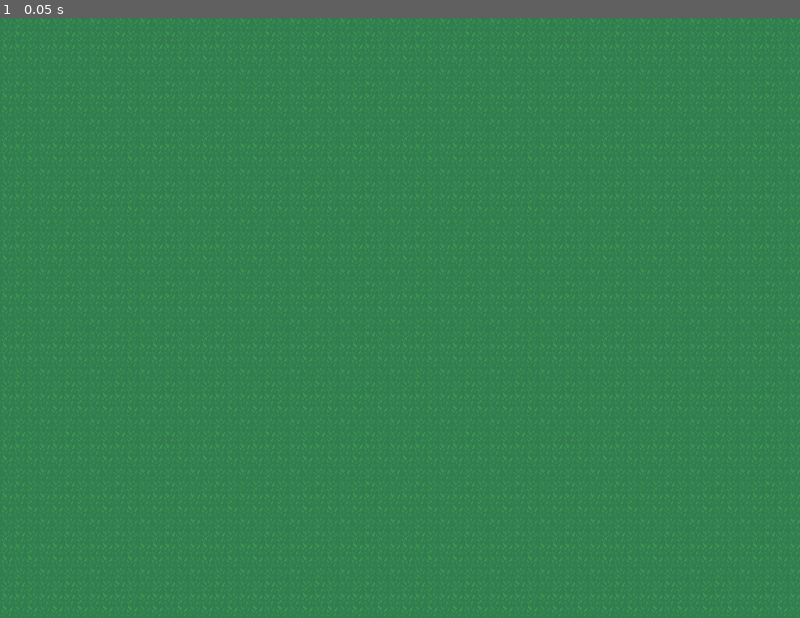
Above: before the commit, frame 1.
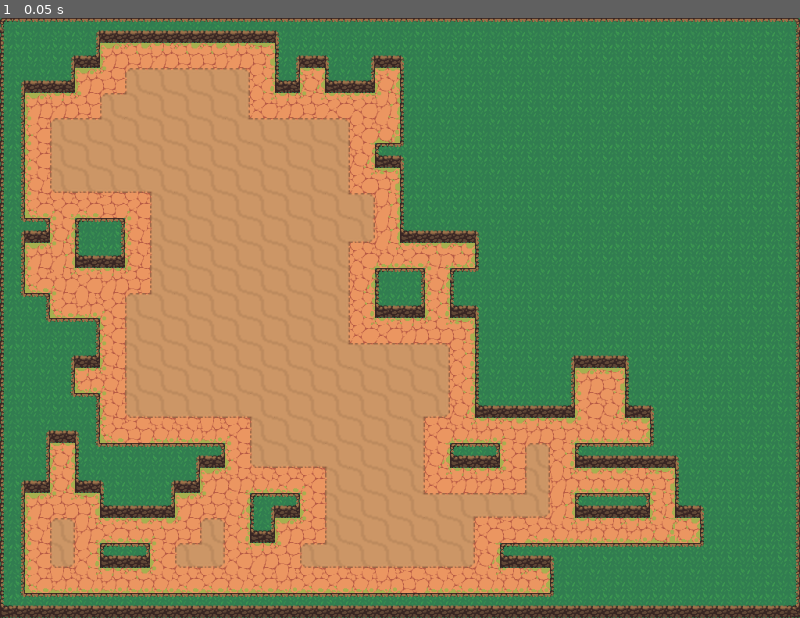
Above: after the commit, the same moment.

Repository: Questica/practicegame1
Game: Godot game, scene res://scenes/world.tscn
Two runs of this game, one before a commit and one after it. Both use one fixed random seed, a clock stepped at 60 frames per second and the inputs below.
Inputs:
- Up to frame 1 (0.05 s): no input

The runs differ from the first frame. In frame 1, 55% of the frame differs, in the area x 0-100%, y 0-100%.

Commit message:
new tiles

Diff:
--- a/scenes/mapgenerator.gd
+++ b/scenes/mapgenerator.gd
@@ -2,6 +2,7 @@
 
 @onready var dirt_tilemap = $DirtTileMap
 @onready var wall_tilemap = $CliffTileMap
+@onready var floor_tilemap = $FloorTileMap
 
 var rng = RandomNumberGenerator.new()
 
@@ -173,20 +174,23 @@
 func spawn_tiles():
 	var walls = []
 	var dirt = []
+	var floors = []
 	for x in range(width):
 		for y in range(height):
 			match grid[x][y]:
 				Tiles.EMPTY:
-					walls.append(Vector2(x, y))
-					print("Placing EMPTY tile at: %s, " % x, y)  # Debug print
+					walls.append(Vector2i(x, y))
+					print("Placing empty tile at: %s, " % x, y)  # Debug print
 				Tiles.FLOOR:
-					pass
+					floors.append(Vector2i(x, y))
 				Tiles.DIRT:
-					dirt.append(Vector2(x, y))
-					print("Placing DIRT tile at: %s, " % x, y)  # Debug print
+					dirt.append(Vector2i(x, y))
+					floors.append(Vector2i(x, y))
+					print("Placing dirt tile and path tile at: %s, " % x, y)  # Debug print
 				Tiles.WALL:
-					walls.append(Vector2(x, y))
+					walls.append(Vector2i(x, y))
 					print("Placing wall tile at: %s, " % x, y)  # Debug print
+	floor_tilemap.set_cells_terrain_connect(0, floors, 0, 0)
 	dirt_tilemap.set_cells_terrain_connect(0, dirt, 0, 0, false)
 	wall_tilemap.set_cells_terrain_connect(0, walls, 0, 0)
 
@@ -196,6 +200,7 @@
 
 func generate_map():
 	rng.randomize()
+	#rng.seed = 50
 	init_walkers()
 	init_grid()
 	clear_tilemaps()
@@ -207,4 +212,5 @@
 	spawn_tiles()
 
 func _ready():
+	print("test")
 	generate_map()
--- a/scenes/world.tscn
+++ b/scenes/world.tscn
@@ -1,6 +1,7 @@
-[gd_scene load_steps=12 format=3 uid="uid://dr5ioa8ttwkth"]
+[gd_scene load_steps=13 format=3 uid="uid://dr5ioa8ttwkth"]
 
 [ext_resource type="Texture2D" uid="uid://cbtgj1wqe8qrm" path="res://assets/world/GrassBackground.png" id="1_jh6xv"]
+[ext_resource type="Script" path="res://scenes/mapgenerator.gd" id="1_klphd"]
 [ext_resource type="Texture2D" uid="uid://b8cpdhv30wvr2" path="res://assets/world/DirtTileset.png" id="2_p3pnx"]
 [ext_resource type="Texture2D" uid="uid://bhxj2aoq1jr0p" path="res://assets/world/CliffTileset.png" id="3_f8x62"]
 [ext_resource type="Texture2D" uid="uid://firx4aap8f8h" path="res://assets/world/FieldsTileset.png" id="5_4ehyi"]
@@ -337,139 +338,6 @@
 0:0/0/terrains_peering_bit/right_side = 0
 0:0/0/terrains_peering_bit/bottom_right_corner = 0
 0:0/0/terrains_peering_bit/bottom_side = 0
-11:4/0 = 0
-12:4/0 = 0
-12:5/0 = 0
-13:5/0 = 0
-14:5/0 = 0
-15:5/0 = 0
-16:5/0 = 0
-16:6/0 = 0
-17:6/0 = 0
-18:6/0 = 0
-19:6/0 = 0
-19:7/0 = 0
-20:7/0 = 0
-20:6/0 = 0
-21:6/0 = 0
-21:5/0 = 0
-21:7/0 = 0
-21:4/0 = 0
-20:4/0 = 0
-20:5/0 = 0
-19:4/0 = 0
-18:4/0 = 0
-17:4/0 = 0
-16:4/0 = 0
-15:4/0 = 0
-14:4/0 = 0
-13:4/0 = 0
-0:5/0 = 0
-0:6/0 = 0
-1:7/0 = 0
-2:7/0 = 0
-3:7/0 = 0
-4:7/0 = 0
-5:7/0 = 0
-6:7/0 = 0
-7:7/0 = 0
-8:7/0 = 0
-9:7/0 = 0
-10:7/0 = 0
-11:7/0 = 0
-12:7/0 = 0
-13:7/0 = 0
-14:7/0 = 0
-15:7/0 = 0
-16:7/0 = 0
-17:7/0 = 0
-18:7/0 = 0
-19:5/0 = 0
-18:5/0 = 0
-17:5/0 = 0
-11:5/0 = 0
-10:5/0 = 0
-9:5/0 = 0
-8:5/0 = 0
-7:5/0 = 0
-6:5/0 = 0
-5:5/0 = 0
-4:5/0 = 0
-3:5/0 = 0
-2:5/0 = 0
-1:5/0 = 0
-1:6/0 = 0
-0:7/0 = 0
-2:6/0 = 0
-3:6/0 = 0
-4:6/0 = 0
-5:6/0 = 0
-6:6/0 = 0
-7:6/0 = 0
-8:6/0 = 0
-9:6/0 = 0
-10:6/0 = 0
-11:6/0 = 0
-12:6/0 = 0
-13:6/0 = 0
-14:6/0 = 0
-15:8/0 = 0
-16:8/0 = 0
-17:8/0 = 0
-17:9/0 = 0
-16:9/0 = 0
-15:9/0 = 0
-14:9/0 = 0
-13:9/0 = 0
-12:9/0 = 0
-11:9/0 = 0
-10:9/0 = 0
-9:9/0 = 0
-9:8/0 = 0
-8:8/0 = 0
-8:9/0 = 0
-10:8/0 = 0
-11:8/0 = 0
-12:8/0 = 0
-14:8/0 = 0
-13:8/0 = 0
-15:6/0 = 0
-13:0/0 = 0
-11:0/0 = 0
-12:0/0 = 0
-14:0/0 = 0
-15:0/0 = 0
-16:0/0 = 0
-17:0/0 = 0
-18:0/0 = 0
-19:0/0 = 0
-19:1/0 = 0
-18:1/0 = 0
-18:2/0 = 0
-18:3/0 = 0
-19:3/0 = 0
-19:2/0 = 0
-17:3/0 = 0
-17:2/0 = 0
-16:2/0 = 0
-15:2/0 = 0
-14:2/0 = 0
-13:2/0 = 0
-12:2/0 = 0
-11:2/0 = 0
-11:1/0 = 0
-12:1/0 = 0
-13:1/0 = 0
-14:1/0 = 0
-15:1/0 = 0
-16:1/0 = 0
-17:1/0 = 0
-16:3/0 = 0
-15:3/0 = 0
-14:3/0 = 0
-11:3/0 = 0
-12:3/0 = 0
-13:3/0 = 0
 
 [sub_resource type="TileSet" id="TileSet_8bq8n"]
 tile_size = Vector2i(32, 32)
@@ -576,30 +444,6 @@
 9:0/0/terrains_peering_bit/left_side = 0
 9:0/0/terrains_peering_bit/top_left_corner = 0
 9:0/0/terrains_peering_bit/top_side = 0
-11:0/0 = 0
-11:0/0/physics_layer_0/linear_velocity = Vector2(0, 0)
-11:0/0/physics_layer_0/angular_velocity = 0.0
-12:0/0 = 0
-12:0/0/physics_layer_0/linear_velocity = Vector2(0, 0)
-12:0/0/physics_layer_0/angular_velocity = 0.0
-13:0/0 = 0
-13:0/0/physics_layer_0/linear_velocity = Vector2(0, 0)
-13:0/0/physics_layer_0/angular_velocity = 0.0
-14:0/0 = 0
-14:0/0/physics_layer_0/linear_velocity = Vector2(0, 0)
-14:0/0/physics_layer_0/angular_velocity = 0.0
-15:0/0 = 0
-15:0/0/physics_layer_0/linear_velocity = Vector2(0, 0)
-15:0/0/physics_layer_0/angular_velocity = 0.0
-16:0/0 = 0
-16:0/0/physics_layer_0/linear_velocity = Vector2(0, 0)
-16:0/0/physics_layer_0/angular_velocity = 0.0
-17:0/0 = 0
-17:0/0/physics_layer_0/linear_velocity = Vector2(0, 0)
-17:0/0/physics_layer_0/angular_velocity = 0.0
-19:0/0 = 0
-19:0/0/physics_layer_0/linear_velocity = Vector2(0, 0)
-19:0/0/physics_layer_0/angular_velocity = 0.0
 0:1/0 = 0
 0:1/0/terrain_set = 0
 0:1/0/terrain = 0
@@ -671,27 +515,6 @@
 9:1/0/terrains_peering_bit/left_side = 0
 9:1/0/terrains_peering_bit/top_side = 0
 9:1/0/terrains_peering_bit/top_right_corner = 0
-11:1/0 = 0
-11:1/0/physics_layer_0/linear_velocity = Vector2(0, 0)
-11:1/0/physics_layer_0/angular_velocity = 0.0
-12:1/0 = 0
-12:1/0/physics_layer_0/linear_velocity = Vector2(0, 0)
-12:1/0/physics_layer_0/angular_velocity = 0.0
-14:1/0 = 0
-14:1/0/physics_layer_0/linear_velocity = Vector2(0, 0)
-14:1/0/physics_layer_0/angular_velocity = 0.0
-15:1/0 = 0
-15:1/0/physics_layer_0/linear_velocity = Vector2(0, 0)
-15:1/0/physics_layer_0/angular_velocity = 0.0
-16:1/0 = 0
-16:1/0/physics_layer_0/linear_velocity = Vector2(0, 0)
-16:1/0/physics_layer_0/angular_velocity = 0.0
-17:1/0 = 0
-17:1/0/physics_layer_0/linear_velocity = Vector2(0, 0)
-17:1/0/physics_layer_0/angular_velocity = 0.0
-18:1/0 = 0
-18:1/0/physics_layer_0/linear_velocity = Vector2(0, 0)
-18:1/0/physics_layer_0/angular_velocity = 0.0
 0:2/0 = 0
 0:2/0/terrain_set = 0
 0:2/0/terrain = 0
@@ -749,12 +572,6 @@
 8:2/0/terrains_peering_bit/bottom_left_corner = 0
 8:2/0/terrains_peering_bit/left_side = 0
 8:2/0/terrains_peering_bit/top_side = 0
-15:2/0 = 0
-15:2/0/physics_layer_0/linear_velocity = Vector2(0, 0)
-15:2/0/physics_layer_0/angular_velocity = 0.0
-18:2/0 = 0
-18:2/0/physics_layer_0/linear_velocity = Vector2(0, 0)
-18:2/0/physics_layer_0/angular_velocity = 0.0
 0:3/0 = 0
 0:3/0/terrain_set = 0
 0:3/0/terrain = 0
@@ -810,27 +627,6 @@
 9:3/0/terrains_peering_bit/left_side = 0
 9:3/0/terrains_peering_bit/top_side = 0
 9:3/0/terrains_peering_bit/top_right_corner = 0
-11:3/0 = 0
-11:3/0/physics_layer_0/linear_velocity = Vector2(0, 0)
-11:3/0/physics_layer_0/angular_velocity = 0.0
-12:3/0 = 0
-12:3/0/physics_layer_0/linear_velocity = Vector2(0, 0)
-12:3/0/physics_layer_0/angular_velocity = 0.0
-14:3/0 = 0
-14:3/0/physics_layer_0/linear_velocity = Vector2(0, 0)
-14:3/0/physics_layer_0/angular_velocity = 0.0
-15:3/0 = 0
-15:3/0/physics_layer_0/linear_velocity = Vector2(0, 0)
-15:3/0/physics_layer_0/angular_velocity = 0.0
-16:3/0 = 0
-16:3/0/physics_layer_0/linear_velocity = Vector2(0, 0)
-16:3/0/physics_layer_0/angular_velocity = 0.0
-17:3/0 = 0
-17:3/0/physics_layer_0/linear_velocity = Vector2(0, 0)
-17:3/0/physics_layer_0/angular_velocity = 0.0
-19:3/0 = 0
-19:3/0/physics_layer_0/linear_velocity = Vector2(0, 0)
-19:3/0/physics_layer_0/angular_velocity = 0.0
 5:4/0 = 0
 5:4/0/terrain_set = 0
 5:4/0/terrain = 0
@@ -874,240 +670,6 @@
 8:4/0/terrains_peering_bit/bottom_side = 0
 8:4/0/terrains_peering_bit/left_side = 0
 8:4/0/terrains_peering_bit/top_side = 0
-11:4/0 = 0
-11:4/0/physics_layer_0/linear_velocity = Vector2(0, 0)
-11:4/0/physics_layer_0/angular_velocity = 0.0
-12:4/0 = 0
-12:4/0/physics_layer_0/linear_velocity = Vector2(0, 0)
-12:4/0/physics_layer_0/angular_velocity = 0.0
-14:4/0 = 0
-14:4/0/physics_layer_0/linear_velocity = Vector2(0, 0)
-14:4/0/physics_layer_0/angular_velocity = 0.0
-15:4/0 = 0
-15:4/0/physics_layer_0/linear_velocity = Vector2(0, 0)
-15:4/0/physics_layer_0/angular_velocity = 0.0
-16:4/0 = 0
-16:4/0/physics_layer_0/linear_velocity = Vector2(0, 0)
-16:4/0/physics_layer_0/angular_velocity = 0.0
-17:4/0 = 0
-17:4/0/physics_layer_0/linear_velocity = Vector2(0, 0)
-17:4/0/physics_layer_0/angular_velocity = 0.0
-18:4/0 = 0
-18:4/0/physics_layer_0/linear_velocity = Vector2(0, 0)
-18:4/0/physics_layer_0/angular_velocity = 0.0
-19:4/0 = 0
-19:4/0/physics_layer_0/linear_velocity = Vector2(0, 0)
-19:4/0/physics_layer_0/angular_velocity = 0.0
-20:4/0 = 0
-20:4/0/physics_layer_0/linear_velocity = Vector2(0, 0)
-20:4/0/physics_layer_0/angular_velocity = 0.0
-21:4/0 = 0
-21:4/0/physics_layer_0/linear_velocity = Vector2(0, 0)
-21:4/0/physics_layer_0/angular_velocity = 0.0
-0:5/0 = 0
-0:5/0/physics_layer_0/linear_velocity = Vector2(0, 0)
-0:5/0/physics_layer_0/angular_velocity = 0.0
-1:5/0 = 0
-1:5/0/physics_layer_0/linear_velocity = Vector2(0, 0)
-1:5/0/physics_layer_0/angular_velocity = 0.0
-2:5/0 = 0
-2:5/0/physics_layer_0/linear_velocity = Vector2(0, 0)
-2:5/0/physics_layer_0/angular_velocity = 0.0
-3:5/0 = 0
-3:5/0/physics_layer_0/linear_velocity = Vector2(0, 0)
-3:5/0/physics_layer_0/angular_velocity = 0.0
-4:5/0 = 0
-4:5/0/physics_layer_0/linear_velocity = Vector2(0, 0)
-4:5/0/physics_layer_0/angular_velocity = 0.0
-5:5/0 = 0
-5:5/0/physics_layer_0/linear_velocity = Vector2(0, 0)
-5:5/0/physics_layer_0/angular_velocity = 0.0
-6:5/0 = 0
-6:5/0/physics_layer_0/linear_velocity = Vector2(0, 0)
-6:5/0/physics_layer_0/angular_velocity = 0.0
-7:5/0 = 0
-7:5/0/physics_layer_0/linear_velocity = Vector2(0, 0)
-7:5/0/physics_layer_0/angular_velocity = 0.0
-8:5/0 = 0
-8:5/0/physics_layer_0/linear_velocity = Vector2(0, 0)
-8:5/0/physics_layer_0/angular_velocity = 0.0
-15:5/0 = 0
-15:5/0/physics_layer_0/linear_velocity = Vector2(0, 0)
-15:5/0/physics_layer_0/angular_velocity = 0.0
-18:5/0 = 0
-18:5/0/physics_layer_0/linear_velocity = Vector2(0, 0)
-18:5/0/physics_layer_0/angular_velocity = 0.0
-21:5/0 = 0
-21:5/0/physics_layer_0/linear_velocity = Vector2(0, 0)
-21:5/0/physics_layer_0/angular_velocity = 0.0
-0:6/0 = 0
-0:6/0/physics_layer_0/linear_velocity = Vector2(0, 0)
-0:6/0/physics_layer_0/angular_velocity = 0.0
-1:6/0 = 0
-1:6/0/physics_layer_0/linear_velocity = Vector2(0, 0)
-1:6/0/physics_layer_0/angular_velocity = 0.0
-2:6/0 = 0
-2:6/0/physics_layer_0/linear_velocity = Vector2(0, 0)
-2:6/0/physics_layer_0/angular_velocity = 0.0
-3:6/0 = 0
-3:6/0/physics_layer_0/linear_velocity = Vector2(0, 0)
-3:6/0/physics_layer_0/angular_velocity = 0.0
-4:6/0 = 0
-4:6/0/physics_layer_0/linear_velocity = Vector2(0, 0)
-4:6/0/physics_layer_0/angular_velocity = 0.0
-5:6/0 = 0
-5:6/0/physics_layer_0/linear_velocity = Vector2(0, 0)
-5:6/0/physics_layer_0/angular_velocity = 0.0
-6:6/0 = 0
-6:6/0/physics_layer_0/linear_velocity = Vector2(0, 0)
-6:6/0/physics_layer_0/angular_velocity = 0.0
-7:6/0 = 0
-7:6/0/physics_layer_0/linear_velocity = Vector2(0, 0)
-7:6/0/physics_layer_0/angular_velocity = 0.0
-8:6/0 = 0
-8:6/0/physics_layer_0/linear_velocity = Vector2(0, 0)
-8:6/0/physics_layer_0/angular_velocity = 0.0
-9:6/0 = 0
-9:6/0/physics_layer_0/linear_velocity = Vector2(0, 0)
-9:6/0/physics_layer_0/angular_velocity = 0.0
-11:6/0 = 0
-11:6/0/physics_layer_0/linear_velocity = Vector2(0, 0)
-11:6/0/physics_layer_0/angular_velocity = 0.0
-12:6/0 = 0
-12:6/0/physics_layer_0/linear_velocity = Vector2(0, 0)
-12:6/0/physics_layer_0/angular_velocity = 0.0
-14:6/0 = 0
-14:6/0/physics_layer_0/linear_velocity = Vector2(0, 0)
-14:6/0/physics_layer_0/angular_velocity = 0.0
-15:6/0 = 0
-15:6/0/physics_layer_0/linear_velocity = Vector2(0, 0)
-15:6/0/physics_layer_0/angular_velocity = 0.0
-16:6/0 = 0
-16:6/0/physics_layer_0/linear_velocity = Vector2(0, 0)
-16:6/0/physics_layer_0/angular_velocity = 0.0
-17:6/0 = 0
-17:6/0/physics_layer_0/linear_velocity = Vector2(0, 0)
-17:6/0/physics_layer_0/angular_velocity = 0.0
-18:6/0 = 0
-18:6/0/physics_layer_0/linear_velocity = Vector2(0, 0)
-18:6/0/physics_layer_0/angular_velocity = 0.0
-21:6/0 = 0
-21:6/0/physics_layer_0/linear_velocity = Vector2(0, 0)
-21:6/0/physics_layer_0/angular_velocity = 0.0
-0:7/0 = 0
-0:7/0/physics_layer_0/linear_velocity = Vector2(0, 0)
-0:7/0/physics_layer_0/angular_velocity = 0.0
-1:7/0 = 0
-1:7/0/physics_layer_0/linear_velocity = Vector2(0, 0)
-1:7/0/physics_layer_0/angular_velocity = 0.0
-2:7/0 = 0
-2:7/0/physics_layer_0/linear_velocity = Vector2(0, 0)
-2:7/0/physics_layer_0/angular_velocity = 0.0
-3:7/0 = 0
-3:7/0/physics_layer_0/linear_velocity = Vector2(0, 0)
-3:7/0/physics_layer_0/angular_velocity = 0.0
-4:7/0 = 0
-4:7/0/physics_layer_0/linear_velocity = Vector2(0, 0)
-4:7/0/physics_layer_0/angular_velocity = 0.0
-5:7/0 = 0
-5:7/0/physics_layer_0/linear_velocity = Vector2(0, 0)
-5:7/0/physics_layer_0/angular_velocity = 0.0
-6:7/0 = 0
-6:7/0/physics_layer_0/linear_velocity = Vector2(0, 0)
-6:7/0/physics_layer_0/angular_velocity = 0.0
-7:7/0 = 0
-7:7/0/physics_layer_0/linear_velocity = Vector2(0, 0)
-7:7/0/physics_layer_0/angular_velocity = 0.0
-8:7/0 = 0
-8:7/0/physics_layer_0/linear_velocity = Vector2(0, 0)
-8:7/0/physics_layer_0/angular_velocity = 0.0
-9:7/0 = 0
-9:7/0/physics_layer_0/linear_velocity = Vector2(0, 0)
-9:7/0/physics_layer_0/angular_velocity = 0.0
-10:7/0 = 0
-10:7/0/physics_layer_0/linear_velocity = Vector2(0, 0)
-10:7/0/physics_layer_0/angular_velocity = 0.0
-11:7/0 = 0
-11:7/0/physics_layer_0/linear_velocity = Vector2(0, 0)
-11:7/0/physics_layer_0/angular_velocity = 0.0
-12:7/0 = 0
-12:7/0/physics_layer_0/linear_velocity = Vector2(0, 0)
-12:7/0/physics_layer_0/angular_velocity = 0.0
-13:7/0 = 0
-13:7/0/physics_layer_0/linear_velocity = Vector2(0, 0)
-13:7/0/physics_layer_0/angular_velocity = 0.0
-14:7/0 = 0
-14:7/0/physics_layer_0/linear_velocity = Vector2(0, 0)
-14:7/0/physics_layer_0/angular_velocity = 0.0
-15:7/0 = 0
-15:7/0/physics_layer_0/linear_velocity = Vector2(0, 0)
-15:7/0/physics_layer_0/angular_velocity = 0.0
-16:7/0 = 0
-16:7/0/physics_layer_0/linear_velocity = Vector2(0, 0)
-16:7/0/physics_layer_0/angular_velocity = 0.0
-17:7/0 = 0
-17:7/0/physics_layer_0/linear_velocity = Vector2(0, 0)
-17:7/0/physics_layer_0/angular_velocity = 0.0
-18:7/0 = 0
-18:7/0/physics_layer_0/linear_velocity = Vector2(0, 0)
-18:7/0/physics_layer_0/angular_velocity = 0.0
-19:7/0 = 0
-19:7/0/physics_layer_0/linear_velocity = Vector2(0, 0)
-19:7/0/physics_layer_0/angular_velocity = 0.0
-20:7/0 = 0
-20:7/0/physics_layer_0/linear_velocity = Vector2(0, 0)
-20:7/0/physics_layer_0/angular_velocity = 0.0
-21:7/0 = 0
-21:7/0/physics_layer_0/linear_velocity = Vector2(0, 0)
-21:7/0/physics_layer_0/angular_velocity = 0.0
-8:8/0 = 0
-8:8/0/physics_layer_0/linear_velocity = Vector2(0, 0)
-8:8/0/physics_layer_0/angular_velocity = 0.0
-9:8/0 = 0
-9:8/0/physics_layer_0/linear_velocity = Vector2(0, 0)
-9:8/0/physics_layer_0/angular_velocity = 0.0
-11:8/0 = 0
-11:8/0/physics_layer_0/linear_velocity = Vector2(0, 0)
-11:8/0/physics_layer_0/angular_velocity = 0.0
-12:8/0 = 0
-12:8/0/physics_layer_0/linear_velocity = Vector2(0, 0)
-12:8/0/physics_layer_0/angular_velocity = 0.0
-14:8/0 = 0
-14:8/0/physics_layer_0/linear_velocity = Vector2(0, 0)
-14:8/0/physics_layer_0/angular_velocity = 0.0
-15:8/0 = 0
-15:8/0/physics_layer_0/linear_velocity = Vector2(0, 0)
-15:8/0/physics_layer_0/angular_velocity = 0.0
-16:8/0 = 0
-16:8/0/physics_layer_0/linear_velocity = Vector2(0, 0)
-16:8/0/physics_layer_0/angular_velocity = 0.0
-17:8/0 = 0
-17:8/0/physics_layer_0/linear_velocity = Vector2(0, 0)
-17:8/0/physics_layer_0/angular_velocity = 0.0
-8:9/0 = 0
-8:9/0/physics_layer_0/linear_velocity = Vector2(0, 0)
-8:9/0/physics_layer_0/angular_velocity = 0.0
-9:9/0 = 0
-9:9/0/physics_layer_0/linear_velocity = Vector2(0, 0)
-9:9/0/physics_layer_0/angular_velocity = 0.0
-11:9/0 = 0
-11:9/0/physics_layer_0/linear_velocity = Vector2(0, 0)
-11:9/0/physics_layer_0/angular_velocity = 0.0
-12:9/0 = 0
-12:9/0/physics_layer_0/linear_velocity = Vector2(0, 0)
-12:9/0/physics_layer_0/angular_velocity = 0.0
-14:9/0 = 0
-14:9/0/physics_layer_0/linear_velocity = Vector2(0, 0)
-14:9/0/physics_layer_0/angular_velocity = 0.0
-15:9/0 = 0
-15:9/0/physics_layer_0/linear_velocity = Vector2(0, 0)
-15:9/0/physics_layer_0/angular_velocity = 0.0
-16:9/0 = 0
-16:9/0/physics_layer_0/linear_velocity = Vector2(0, 0)
-16:9/0/physics_layer_0/angular_velocity = 0.0
-17:9/0 = 0
-17:9/0/physics_layer_0/linear_velocity = Vector2(0, 0)
-17:9/0/physics_layer_0/angular_velocity = 0.0
 2:1/0 = 0
 2:1/0/terrain_set = 0
 2:1/0/terrain = 0
@@ -1735,6 +1297,7 @@
 sources/1 = SubResource("TileSetAtlasSource_5buxn")
 
 [node name="MapGenerator" type="Node2D"]
+script = ExtResource("1_klphd")
 
 [node name="Background" type="Sprite2D" parent="."]
 z_index = -1
@@ -1752,7 +1315,7 @@
 tile_set = SubResource("TileSet_pdgsh")
 format = 2
 
-[node name="PathTileMap" type="TileMap" parent="."]
+[node name="FloorTileMap" type="TileMap" parent="."]
 z_index = -1
 tile_set = SubResource("TileSet_oe8w1")
 format = 2
